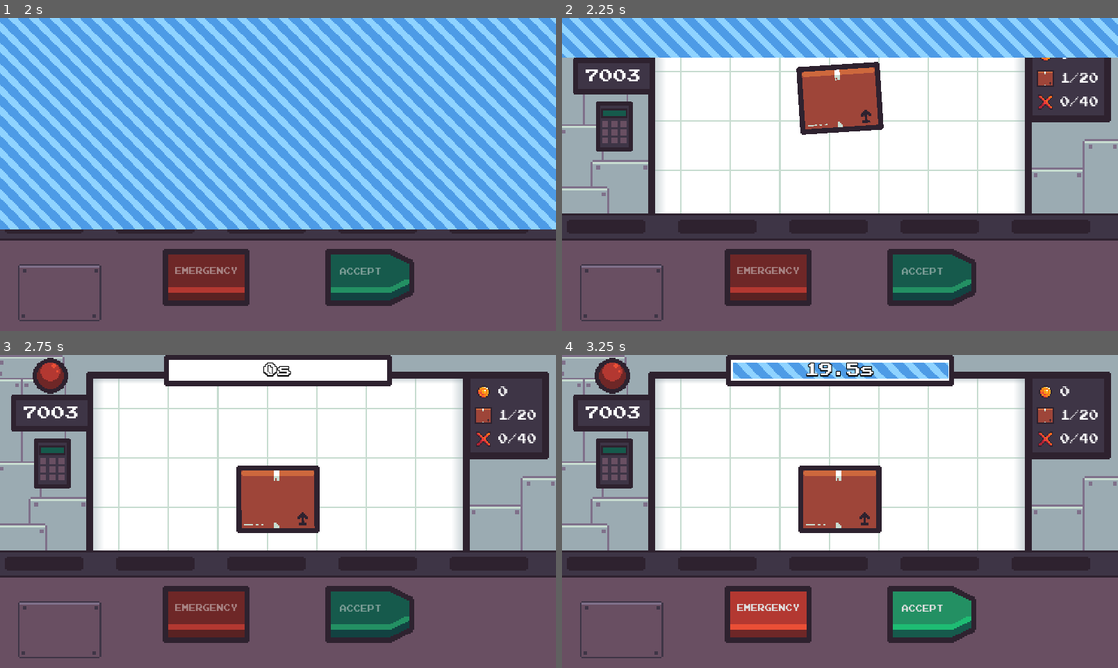
Above: before the commit, frames 1-4 (two rows, left to right).
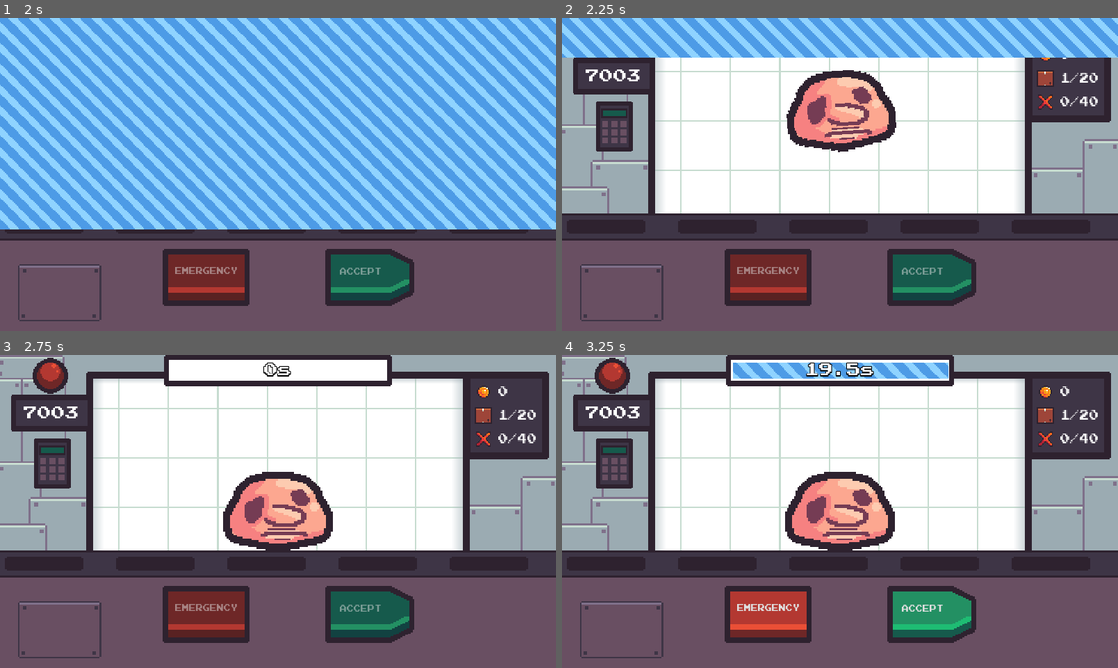
Above: after the commit, the same moments.

Repository: FixelDev/inside-out-inc
Game: Godot game, scene res://scenes/menu/menu.tscn
Same seed, same stepped clock (60 frames per second), same inputs: the game is played once before the commit and once after it.
Inputs (mouse positions are in pixels of both pictures, inside the frame that each line leads up to):
- Up to frame 1 (2 s): click "New Game" at 0.5 s; click "New Game" at 1.25 s
- Up to frame 2 (2.25 s): move the mouse to (962, 158) at 2.02 s
- Up to frame 3 (2.75 s): no input
- Up to frame 4 (3.25 s): move the mouse to (728, 527) at 2.77 s

Frame 1 is identical in both runs. In frame 2, 4.4% of the frame differs, in the area x 40-61%, y 14-43%; in frame 3, 4.4%; in frame 4, 4.4%.

Commit message:
Added animations for aliens and aliens' parts

Diff:
--- a/day/day0.tres
+++ b/day/day0.tres
@@ -15,8 +15,8 @@
 }
 evil_package_odds = {
 "alien_in_package": 0.0,
-"alien_package": 0.0,
-"alien_parts_in_package": 1.0,
+"alien_package": 1.0,
+"alien_parts_in_package": 0.0,
 "alien_parts_in_package_timer": 0.0
 }
 alien_parts_difficulty_odds = {
--- a/entities/aliens/alien.gd
+++ b/entities/aliens/alien.gd
@@ -1,8 +1,58 @@
-class_name Alien extends Sprite2D
+class_name Alien extends Node2D
 
 @export var min_scale: float
 @export var max_scale: float
 
+@export var is_swing_animation: bool
+@export var is_bounce_animation: bool
+
+var can_animate: bool = false
+
+var start_rotation: float
+var final_rotation: float
+
+var start_scale: Vector2
+var final_scale: Vector2
+
+
 func _ready() -> void:
+	pass
+
+
+func _process(_delta) -> void:
+	if not can_animate:
+		return
+
+	can_animate = false
+
+	var tween: Tween = get_tree().create_tween()
+	var time: float = randf_range(1.2, 1.7)
+
+	if is_swing_animation:
+		tween.tween_property(self, "rotation", start_rotation, time).set_trans(Tween.TRANS_CUBIC)
+		tween.tween_property(self, "rotation", final_rotation, time).set_trans(Tween.TRANS_CUBIC)
+
+	if is_bounce_animation:
+		tween.tween_property(self, "scale", start_scale, time).set_trans(Tween.TRANS_CUBIC)
+		tween.tween_property(self, "scale", final_scale, time).set_trans(Tween.TRANS_CUBIC)
+
+	await tween.finished
+
+	can_animate = true
+
+
+func start_animations() -> void:
 	var random_scale: float = randf_range(min_scale, max_scale)
 	scale = Vector2(random_scale, random_scale)
+
+	if is_swing_animation:
+		var swing_offset: float = randf_range(0.1, 0.2)
+		start_rotation = rotation - swing_offset
+		final_rotation = rotation + swing_offset
+
+	if is_bounce_animation:
+		var scale_offset: float = randf_range(0.03, 0.1)
+		start_scale = Vector2(scale.x + scale_offset, scale.y - scale_offset)
+		final_scale = Vector2(scale.x - scale_offset, scale.y + scale_offset)
+
+	can_animate = true
--- a/entities/aliens/alien1/alien_1.tscn
+++ b/entities/aliens/alien1/alien_1.tscn
@@ -5,5 +5,4 @@
 
 [node name="Alien1" instance=ExtResource("1_e6rra")]
 texture = ExtResource("2_sg2ka")
-min_scale = 0.5
-max_scale = 1.0
+is_bounce_animation = true
--- a/entities/aliens/alien_2/alien_2.tscn
+++ b/entities/aliens/alien_2/alien_2.tscn
@@ -5,3 +5,4 @@
 
 [node name="Alien2" instance=ExtResource("1_avd1r")]
 texture = ExtResource("2_675gy")
+is_bounce_animation = true
--- a/entities/aliens/alien_3/alien_3.tscn
+++ b/entities/aliens/alien_3/alien_3.tscn
@@ -5,3 +5,4 @@
 
 [node name="Alien3" instance=ExtResource("1_sbar2")]
 texture = ExtResource("2_wyw4k")
+is_bounce_animation = true
--- a/entities/aliens/alien_4/alien_4.tscn
+++ b/entities/aliens/alien_4/alien_4.tscn
@@ -5,3 +5,4 @@
 
 [node name="Alien4" instance=ExtResource("1_4pfcy")]
 texture = ExtResource("2_f7kki")
+is_bounce_animation = true
--- a/entities/aliens/alien_5/alien_5.tscn
+++ b/entities/aliens/alien_5/alien_5.tscn
@@ -5,3 +5,4 @@
 
 [node name="Alien5" instance=ExtResource("1_yn2b6")]
 texture = ExtResource("2_ckri2")
+is_bounce_animation = true
--- a/entities/aliens/parts/alien_eye/alien_eye.tscn
+++ b/entities/aliens/parts/alien_eye/alien_eye.tscn
@@ -5,6 +5,7 @@
 
 [node name="AlienEye" instance=ExtResource("1_r1igf")]
 scale = Vector2(0.3, 0.3)
+is_bounce_animation = true
+
+[node name="AlienPart" parent="." index="0"]
 texture = ExtResource("2_rf3y6")
-min_scale = 0.2
-max_scale = 0.4
--- a/entities/aliens/parts/alien_part.tscn
+++ b/entities/aliens/parts/alien_part.tscn
@@ -2,9 +2,11 @@
 
 [ext_resource type="Script" path="res://entities/aliens/alien.gd" id="1_x42up"]
 
-[node name="AlienPart" type="Sprite2D"]
-light_mask = 2
-visibility_layer = 2
+[node name="Node2D" type="Node2D"]
 script = ExtResource("1_x42up")
 min_scale = 0.2
 max_scale = 0.4
+
+[node name="AlienPart" type="Sprite2D" parent="."]
+light_mask = 2
+visibility_layer = 2
--- a/entities/aliens/parts/hand/hand.tscn
+++ b/entities/aliens/parts/hand/hand.tscn
@@ -4,4 +4,8 @@
 [ext_resource type="Texture2D" uid="uid://b7p3sidsftype" path="res://entities/aliens/parts/hand/hand.png" id="2_8pn2s"]
 
 [node name="Hand" instance=ExtResource("1_epske")]
+is_swing_animation = true
+
+[node name="AlienPart" parent="." index="0"]
+position = Vector2(0, -33)
 texture = ExtResource("2_8pn2s")
--- a/entities/aliens/parts/mouth/mouth.tscn
+++ b/entities/aliens/parts/mouth/mouth.tscn
@@ -4,4 +4,7 @@
 [ext_resource type="Texture2D" uid="uid://nu6a80jymxdu" path="res://entities/aliens/parts/mouth/mouth.png" id="2_78b8s"]
 
 [node name="Mouth" instance=ExtResource("1_ukdd1")]
+is_bounce_animation = true
+
+[node name="AlienPart" parent="." index="0"]
 texture = ExtResource("2_78b8s")
--- a/entities/aliens/parts/slime_part/slime_part.tscn
+++ b/entities/aliens/parts/slime_part/slime_part.tscn
@@ -4,4 +4,7 @@
 [ext_resource type="Texture2D" uid="uid://cb1j4oiyfvktj" path="res://entities/aliens/parts/slime_part/slime_part.png" id="2_xfjbn"]
 
 [node name="SlimePart" instance=ExtResource("1_p0eva")]
+is_bounce_animation = true
+
+[node name="AlienPart" parent="." index="0"]
 texture = ExtResource("2_xfjbn")
--- a/entities/aliens/parts/tentacle/tentacle.tscn
+++ b/entities/aliens/parts/tentacle/tentacle.tscn
@@ -4,4 +4,8 @@
 [ext_resource type="Texture2D" uid="uid://vrgr2x05hk4g" path="res://entities/aliens/parts/tentacle/tentacle.png" id="2_jps0y"]
 
 [node name="Tentacle" instance=ExtResource("1_earp8")]
+is_swing_animation = true
+
+[node name="AlienPart" parent="." index="0"]
+position = Vector2(0, -31)
 texture = ExtResource("2_jps0y")
--- a/entities/aliens/parts/tongue/tongue.tscn
+++ b/entities/aliens/parts/tongue/tongue.tscn
@@ -4,4 +4,8 @@
 [ext_resource type="Texture2D" uid="uid://bmn5ijqu6g40s" path="res://entities/aliens/parts/tongue/tongue.png" id="2_n4bg2"]
 
 [node name="Tongue" instance=ExtResource("1_ad6lx")]
+is_swing_animation = true
+
+[node name="AlienPart" parent="." index="0"]
+position = Vector2(0, 20)
 texture = ExtResource("2_n4bg2")
--- a/entities/aliens/parts/tooth/tooth.tscn
+++ b/entities/aliens/parts/tooth/tooth.tscn
@@ -4,4 +4,8 @@
 [ext_resource type="Texture2D" uid="uid://cn54usvk7u08e" path="res://entities/aliens/parts/tooth/tooth.png" id="2_sohdn"]
 
 [node name="Tooth" instance=ExtResource("1_pf5mq")]
+is_swing_animation = true
+
+[node name="AlienPart" parent="." index="0"]
+position = Vector2(0, -29)
 texture = ExtResource("2_sohdn")
--- a/entities/aliens/slime/slime.tscn
+++ b/entities/aliens/slime/slime.tscn
@@ -5,3 +5,4 @@
 
 [node name="Slime" instance=ExtResource("1_wy60r")]
 texture = ExtResource("2_ey33q")
+is_bounce_animation = true
--- a/entities/aliens/spider/spider.tscn
+++ b/entities/aliens/spider/spider.tscn
@@ -5,3 +5,4 @@
 
 [node name="Spider" instance=ExtResource("1_odi8x")]
 texture = ExtResource("2_if5fp")
+is_bounce_animation = true
--- a/entities/packages/alien_package/alien_package.gd
+++ b/entities/packages/alien_package/alien_package.gd
@@ -1,6 +1,31 @@
 class_name AlienPackage extends Package
 
+var can_animate: bool = true
+
+var start_scale: Vector2
+var final_scale: Vector2
 
 func _ready() -> void:
 	%XRaySprite.material = window_mask
 	%NormalSprite.material = window_mask
+
+	var scale_offset: float = randf_range(0.03, 0.1)
+	start_scale = Vector2(scale.x + scale_offset, scale.y - scale_offset)
+	final_scale = Vector2(scale.x - scale_offset, scale.y + scale_offset)
+
+
+func _process(_delta) -> void:
+	if not can_animate:
+		return
+
+	can_animate = false
+
+	var tween: Tween = get_tree().create_tween()
+	var time: float = randf_range(1.2, 1.7)
+
+	tween.tween_property(self, "scale", start_scale, time).set_trans(Tween.TRANS_CUBIC)
+	tween.tween_property(self, "scale", final_scale, time).set_trans(Tween.TRANS_CUBIC)
+
+	await tween.finished
+
+	can_animate = true
--- a/entities/packages/package.gd
+++ b/entities/packages/package.gd
@@ -32,7 +32,7 @@
 	add_child(alien)
 	alien.material = window_mask
 	alien.global_position = global_position
-
+	alien.start_animations()
 
 func spawn_alien_parts_inside(with_timer: bool) -> void:
 	var parts_holder: Node2D
@@ -55,11 +55,12 @@
 		var spawn_point: Marker2D = available_spawn_points.pick_random()
 		available_spawn_points.erase(spawn_point)
 
-		var alien_part = random_alien_part_scene.instantiate()
+		var alien_part: Alien = random_alien_part_scene.instantiate()
 		add_child(alien_part)
-		alien_part.material = window_mask
+		alien_part.get_child(0).material = window_mask
 		alien_part.global_position = spawn_point.global_position
 		alien_part.rotation = randf_range(-6.2, 6.2)
+		alien_part.start_animations()
 
 		if with_timer:
 			alien_part.visible = false
